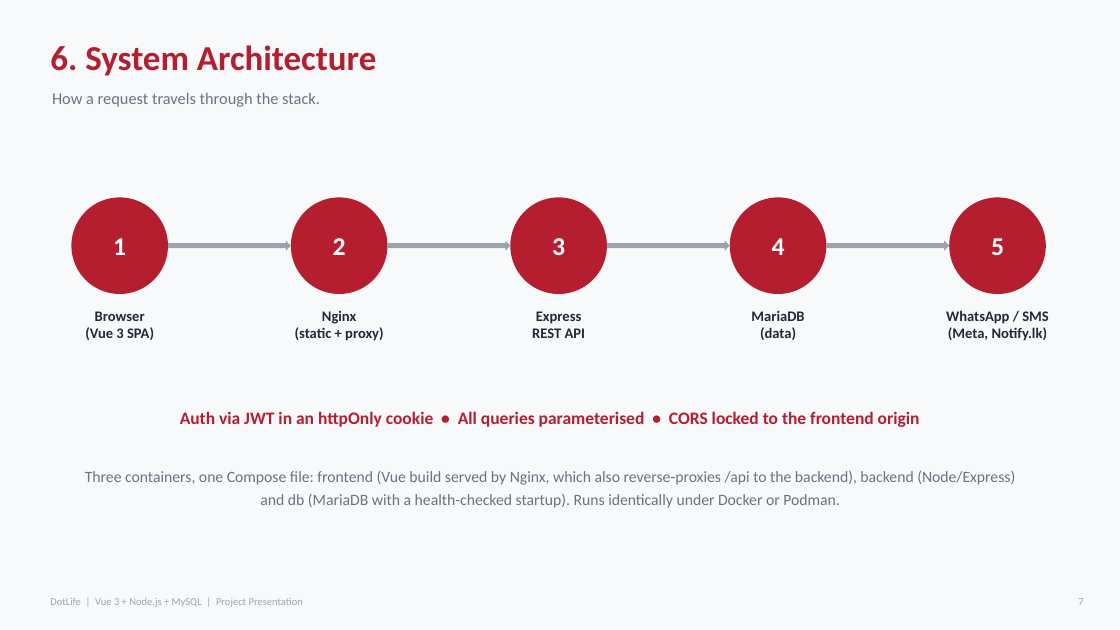
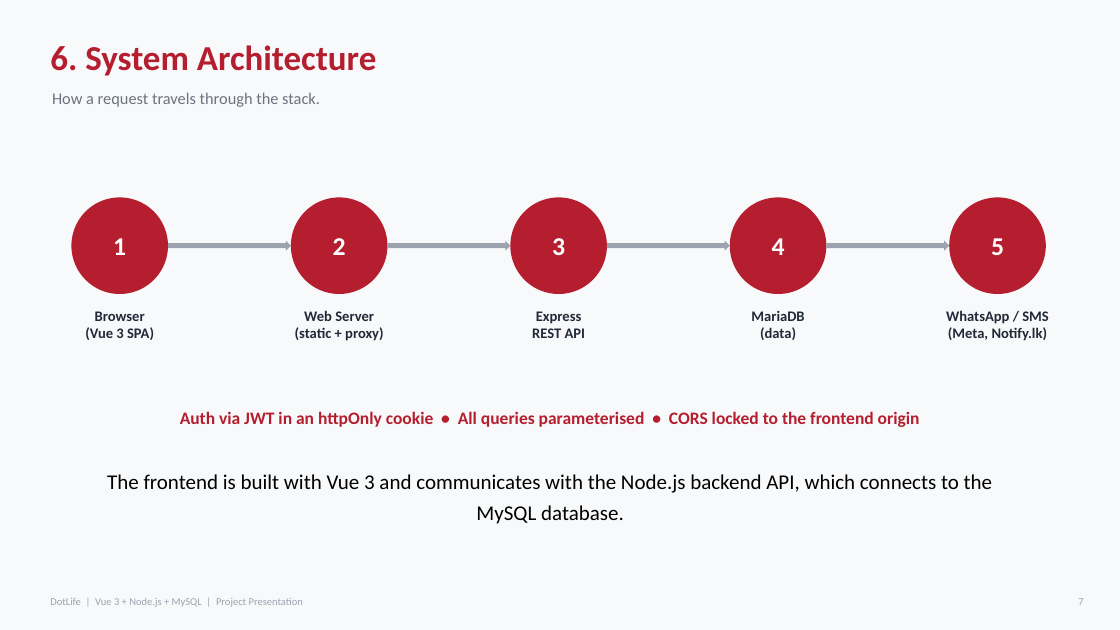
Before and after one commit to 0x0prateek/Blood-Donation-Camp-System, a slide deck: slide 7 of docs/DotLife_Presentation.pptx. Drawn at 1120x630 pixels with LibreOffice and Linux fonts; fonts in the diff are those of the drawing. Boxes give left, top, right and bottom in pixels: in the first picture for what was removed or moved away, otherwise in the second. Text is boxed around its words. In the diff, an @@ line names an element or a change of style, - is before the commit and + after.

```diff
--- a/docs/DotLife_Presentation.pptx
+++ b/docs/DotLife_Presentation.pptx
@@ text at box(304, 310, 374, 321): text changed @@
-Nginx
+Web Server
@@ text at box(107, 474, 992, 524): text changed; size 13.5 to 18 pt; text colour #6B7280 to #000000 @@
-Three containers, one Compose file: frontend (Vue build served by Nginx, which also reverse-proxies /api to the backend), backend (Node/Express) and db (MariaDB with a health-checked startup). Runs identically under Docker or Podman.
+The frontend is built with Vue 3 and communicates with the Node.js backend API, which connects to the MySQL database.
```
Also in this commit, not shown: 6 other slides changed.
